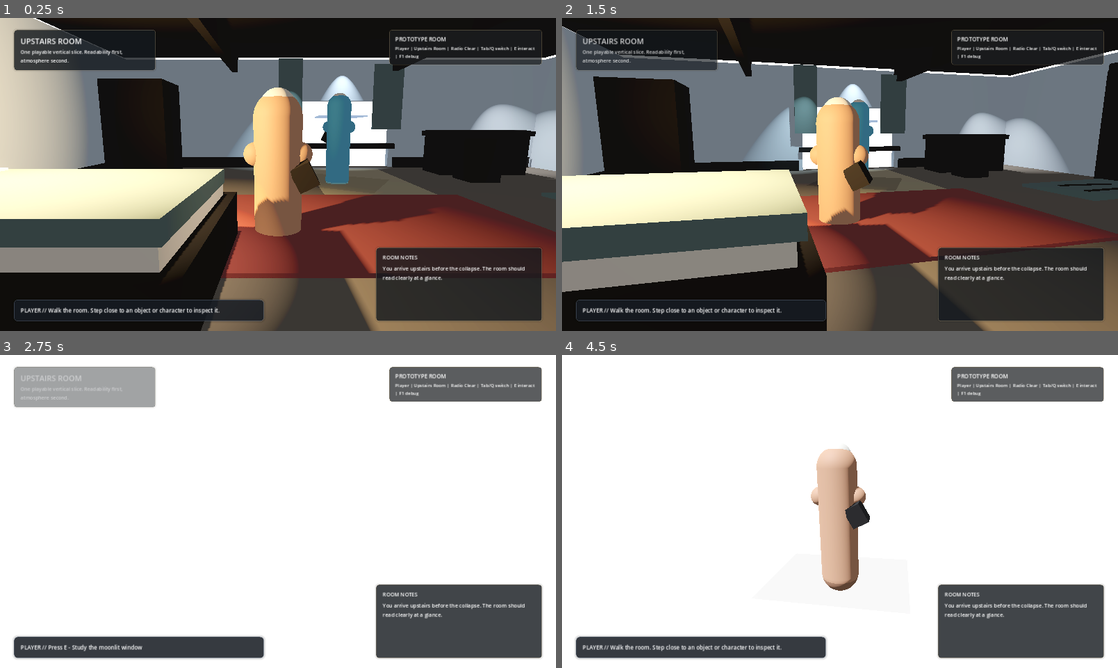
Above: before the commit, frames 1-4 (two rows, left to right).
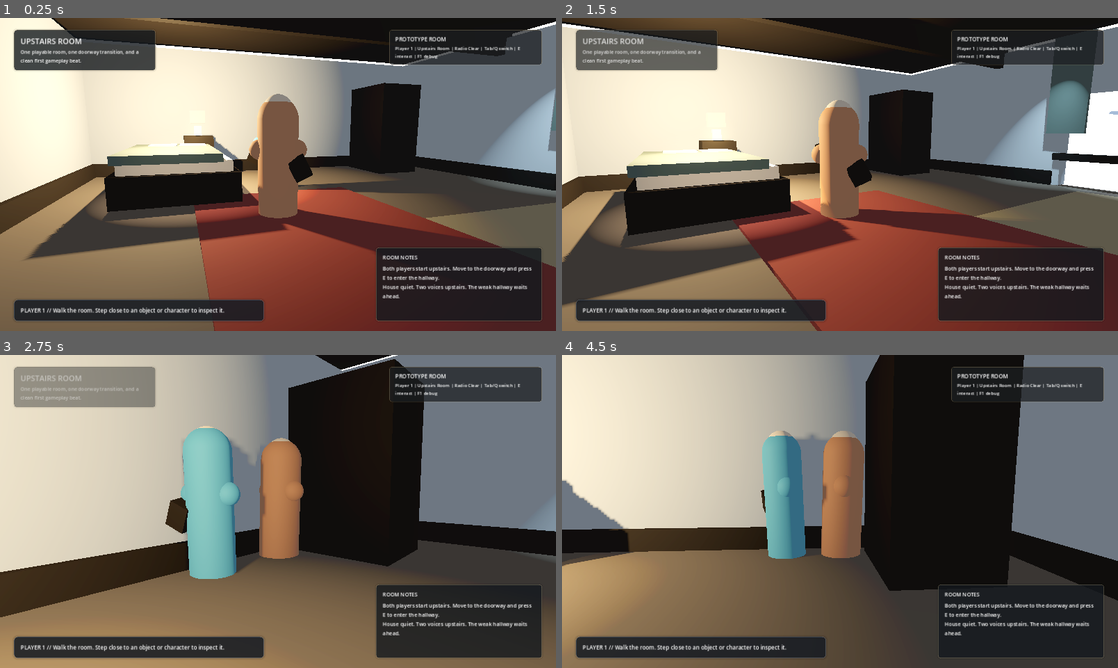
Above: after the commit, the same moments.

Repository: gazman187/DivergenceMVP
Game: Godot game, scene res://scenes/prototype3d/PrototypeRoom3D.tscn
The game is run twice, just before and just after one commit, with the same random seed, the same clock (stepped at 60 frames per second) and the same inputs.
Inputs (mouse positions are in pixels of both pictures, inside the frame that each line leads up to):
- Up to frame 1 (0.25 s): no input
- Up to frame 2 (1.5 s): tap E at 0.5, 1.25 s; move the mouse to (867, 174) at 0.52 s; hold W from 0.53 s (still down); tap Tab at 0.6 s; move the mouse to (812, 174) at 1.27 s; tap Q at 1.35 s
- Up to frame 3 (2.75 s): keep holding W; tap E at 2, 2.1 s; move the mouse to (289, 505) at 2.02 s
- Up to frame 4 (4.5 s): keep holding W; tap E at 2.75, 3.5, 4.25, 4.35 s; move the mouse to (834, 517) at 2.77 s; tap Tab at 2.85 s; move the mouse to (878, 514) at 3.52 s; tap Q at 3.6 s; move the mouse to (795, 508) at 4.27 s

The runs differ from the first frame. In frame 1, 70% of the frame differs, in the area x 0-100%, y 0-100%; in frame 2, 73%; in frame 3, 97%; in frame 4, 98%.
Error before the commit: Invalid access to property or key 'focus_changed' on a base object of type 'Nil'. (res://scripts/prototype3d/PrototypeRoom3D.gd:73)

Commit message:
Implement doorway transition 3D gameplay beat

Diff:
--- a/scenes/prototype3d/PrototypeRoom3D.tscn
+++ b/scenes/prototype3d/PrototypeRoom3D.tscn
@@ -101,6 +101,13 @@
 radius = 0.12
 height = 0.24
 
+[sub_resource type="StandardMaterial3D" id="38"]
+albedo_color = Color(0.9, 0.86, 0.62, 0.18)
+transparency = 1
+emission_enabled = true
+emission = Color(0.94, 0.86, 0.62, 1)
+emission_energy_multiplier = 0.9
+
 [sub_resource type="CapsuleShape3D" id="14"]
 radius = 0.34
 height = 1.12
@@ -258,6 +265,15 @@
 spot_angle = 28.0
 shadow_enabled = true
 
+[node name="HallwayFill" type="SpotLight3D" parent="."]
+position = Vector3(7.55, 2.68, 0.02)
+rotation = Vector3(-1.151917, 1.570796, 0)
+light_color = Color(0.62, 0.69, 0.78, 1)
+light_energy = 1.05
+spot_range = 5.5
+spot_angle = 34.0
+shadow_enabled = true
+
 [node name="RoomShell" type="Node3D" parent="."]
 
 [node name="Floor" type="CSGBox3D" parent="RoomShell"]
@@ -327,6 +343,40 @@
 position = Vector3(5.55, 2.5, 0)
 size = Vector3(0.48, 0.34, 1.85)
 material = SubResource("4")
+
+[node name="HallwayFloor" type="CSGBox3D" parent="RoomShell"]
+position = Vector3(7.55, -0.1, 0)
+size = Vector3(4.0, 0.2, 1.9)
+material = SubResource("2")
+use_collision = true
+
+[node name="HallwayCeiling" type="CSGBox3D" parent="RoomShell"]
+position = Vector3(7.55, 3.2, 0)
+size = Vector3(4.0, 0.18, 1.9)
+material = SubResource("4")
+
+[node name="HallwayNorthWall" type="CSGBox3D" parent="RoomShell"]
+position = Vector3(7.55, 1.5, -1.05)
+size = Vector3(4.0, 3.0, 0.22)
+material = SubResource("3")
+use_collision = true
+
+[node name="HallwaySouthWall" type="CSGBox3D" parent="RoomShell"]
+position = Vector3(7.55, 1.5, 1.05)
+size = Vector3(4.0, 3.0, 0.22)
+material = SubResource("3")
+use_collision = true
+
+[node name="HallwayEndWall" type="CSGBox3D" parent="RoomShell"]
+position = Vector3(9.45, 1.5, 0)
+size = Vector3(0.22, 3.0, 1.9)
+material = SubResource("3")
+use_collision = true
+
+[node name="HallwayRunner" type="CSGBox3D" parent="RoomShell"]
+position = Vector3(7.35, 0.021, 0)
+size = Vector3(2.8, 0.02, 0.82)
+material = SubResource("13")
 
 [node name="BaseboardWest" type="CSGBox3D" parent="RoomShell"]
 position = Vector3(-5.78, 0.15, 0)
@@ -487,6 +537,7 @@
 [node name="Characters" type="Node3D" parent="."]
 
 [node name="Companion" type="Node3D" parent="Characters"]
+visible = false
 position = Vector3(-0.35, 0, -1.85)
 rotation = Vector3(0, 2.61799, 0)
 
@@ -590,6 +641,7 @@
 visible = false
 
 [node name="WeakFloorZone" type="Area3D" parent="Interactables" groups=["prototype_interactable"]]
+monitoring = false
 script = ExtResource("3")
 position = Vector3(3.95, 0.55, 0.05)
 collision_layer = 8
@@ -608,6 +660,8 @@
 visible = false
 
 [node name="CompanionZone" type="Area3D" parent="Interactables" groups=["prototype_interactable"]]
+visible = false
+monitoring = false
 script = ExtResource("3")
 position = Vector3(-0.35, 1.0, -1.85)
 collision_layer = 8
@@ -630,8 +684,8 @@
 position = Vector3(4.85, 1.05, 0.05)
 collision_layer = 8
 interactable_id = "blocked_door"
-prompt_text = "Approach the hallway threshold"
-message_text = "The doorway frames the danger perfectly: close, legible, and already ominous."
+prompt_text = "Enter hallway"
+message_text = "The doorway is the first real step out of the room."
 
 [node name="CollisionShape3D" type="CollisionShape3D" parent="Interactables/DoorZone"]
 shape = SubResource("23")
@@ -643,9 +697,46 @@
 material_override = SubResource("13")
 visible = false
 
+[node name="HallwayEdgeZone" type="Area3D" parent="Interactables" groups=["prototype_interactable"]]
+script = ExtResource("3")
+position = Vector3(8.1, 1.0, 0.0)
+collision_layer = 8
+interactable_id = "hallway_edge"
+prompt_text = "Test the weak floor"
+message_text = "The hallway groans under the house, but the full collapse stays for later."
+
+[node name="CollisionShape3D" type="CollisionShape3D" parent="Interactables/HallwayEdgeZone"]
+shape = SubResource("23")
+
+[node name="Highlight" type="MeshInstance3D" parent="Interactables/HallwayEdgeZone"]
+position = Vector3(0, -0.95, 0)
+scale = Vector3(0.95, 0.2, 0.95)
+mesh = SubResource("24")
+material_override = SubResource("13")
+visible = false
+
+[node name="TransitionAnchors" type="Node3D" parent="."]
+
+[node name="PlayerOneRoom" type="Node3D" parent="TransitionAnchors"]
+position = Vector3(-1.6, 0.02, 1.1)
+rotation = Vector3(0, 1.25664, 0)
+
+[node name="PlayerTwoRoom" type="Node3D" parent="TransitionAnchors"]
+position = Vector3(-3.25, 0.02, 0.7)
+rotation = Vector3(0, 1.0472, 0)
+
+[node name="PlayerOneHallway" type="Node3D" parent="TransitionAnchors"]
+position = Vector3(7.05, 0.02, 0.26)
+rotation = Vector3(0, 1.5708, 0)
+
+[node name="PlayerTwoHallway" type="Node3D" parent="TransitionAnchors"]
+position = Vector3(6.68, 0.02, -0.26)
+rotation = Vector3(0, 1.5708, 0)
+
 [node name="Player" type="CharacterBody3D" parent="."]
 position = Vector3(-1.6, 0.02, 1.1)
 script = ExtResource("2")
+display_name = "Player 1"
 
 [node name="CollisionShape3D" type="CollisionShape3D" parent="Player"]
 position = Vector3(0, 0.9, 0)
@@ -681,6 +772,82 @@
 scale = Vector3(1.02, 1.24, 0.8)
 mesh = SubResource("34")
 material_override = SubResource("4")
+
+[node name="SelectionRing" type="MeshInstance3D" parent="Player/Visuals"]
+position = Vector3(0, 0.04, 0)
+scale = Vector3(1.3, 0.06, 1.3)
+mesh = SubResource("24")
+material_override = SubResource("38")
+
+[node name="PlayerTwo" type="CharacterBody3D" parent="."]
+position = Vector3(-3.25, 0.02, 0.7)
+script = ExtResource("2")
+display_name = "Player 2"
+
+[node name="CollisionShape3D" type="CollisionShape3D" parent="PlayerTwo"]
+position = Vector3(0, 0.9, 0)
+shape = SubResource("14")
+
+[node name="Visuals" type="Node3D" parent="PlayerTwo"]
+
+[node name="Shadow" type="MeshInstance3D" parent="PlayerTwo/Visuals"]
+position = Vector3(0, 0.02, 0)
+scale = Vector3(1.5, 0.04, 1.22)
+mesh = SubResource("24")
+material_override = SubResource("33")
+
+[node name="Body" type="MeshInstance3D" parent="PlayerTwo/Visuals"]
+position = Vector3(0, 0.82, 0)
+mesh = SubResource("29")
+
+[node name="Head" type="MeshInstance3D" parent="PlayerTwo/Visuals"]
+position = Vector3(0, 1.66, 0)
+mesh = SubResource("30")
+
+[node name="ShoulderLeft" type="MeshInstance3D" parent="PlayerTwo/Visuals"]
+position = Vector3(-0.22, 1.16, 0)
+mesh = SubResource("36")
+
+[node name="ShoulderRight" type="MeshInstance3D" parent="PlayerTwo/Visuals"]
+position = Vector3(0.22, 1.16, 0)
+mesh = SubResource("36")
+
+[node name="Satchel" type="MeshInstance3D" parent="PlayerTwo/Visuals"]
+position = Vector3(-0.25, 0.95, 0.14)
+rotation = Vector3(0.12, 0.0, -0.44)
+scale = Vector3(1.0, 1.22, 0.78)
+mesh = SubResource("34")
+material_override = SubResource("4")
+
+[node name="SelectionRing" type="MeshInstance3D" parent="PlayerTwo/Visuals"]
+visible = false
+position = Vector3(0, 0.04, 0)
+scale = Vector3(1.28, 0.06, 1.28)
+mesh = SubResource("24")
+material_override = SubResource("38")
+
+[node name="YawPivot" type="Node3D" parent="PlayerTwo"]
+position = Vector3(0, 1.5, 0)
+
+[node name="PitchPivot" type="Node3D" parent="PlayerTwo/YawPivot"]
+
+[node name="SpringArm3D" type="SpringArm3D" parent="PlayerTwo/YawPivot/PitchPivot"]
+spring_length = 3.8
+collision_mask = 1
+
+[node name="Camera3D" type="Camera3D" parent="PlayerTwo/YawPivot/PitchPivot/SpringArm3D"]
+current = false
+position = Vector3(0.22, 0.52, 0)
+rotation = Vector3(-0.16, 0, 0)
+fov = 56.0
+
+[node name="InteractionSensor" type="Area3D" parent="PlayerTwo"]
+position = Vector3(0, 1.0, 0)
+collision_mask = 8
+monitoring = true
+
+[node name="CollisionShape3D" type="CollisionShape3D" parent="PlayerTwo/InteractionSensor"]
+shape = SubResource("15")
 
 [node name="YawPivot" type="Node3D" parent="Player"]
 position = Vector3(0, 1.5, 0)
@@ -806,6 +973,15 @@
 vertical_alignment = 1
 theme_override_font_sizes/font_size = 15
 
+[node name="TransitionFade" type="ColorRect" parent="UI"]
+anchors_preset = 15
+anchor_right = 1.0
+anchor_bottom = 1.0
+grow_horizontal = 2
+grow_vertical = 2
+mouse_filter = 2
+color = Color(0.06, 0.07, 0.09, 0)
+
 [node name="DebugPanel" type="PanelContainer" parent="UI"]
 visible = false
 offset_left = 40.0
Not shown: 1 places in scenes/prototype3d/PrototypeRoom3D.tscn that only renumber resources
